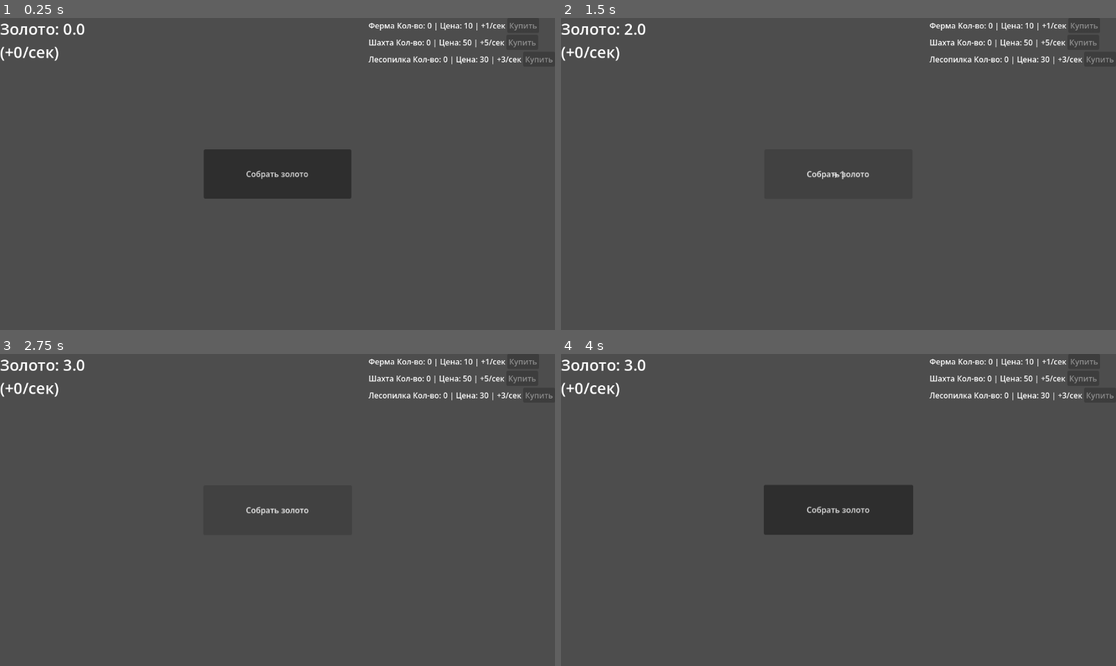
Above: before the commit, frames 1-4 (two rows, left to right).
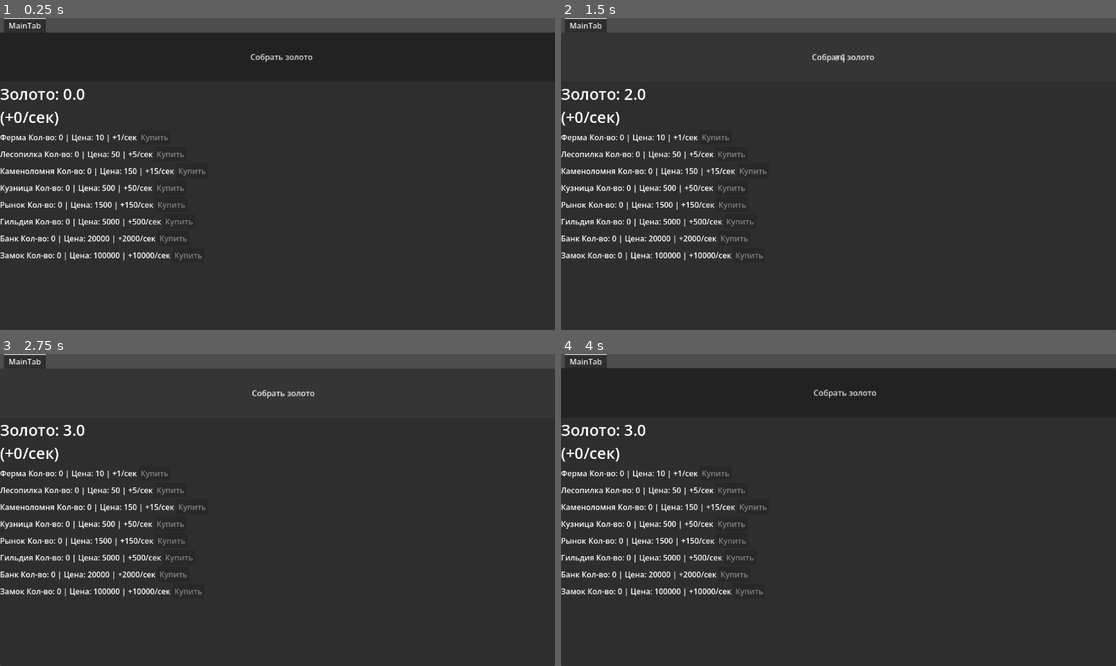
Above: after the commit, the same moments.

Repository: VPodolski/KinkdomClicker
Game: Godot game, scene res://main.tscn
Two runs of this game, one before a commit and one after it. Both use one fixed random seed, a clock stepped at 60 frames per second and the inputs below.
Inputs (mouse positions are in pixels of both pictures, inside the frame that each line leads up to):
- Up to frame 1 (0.25 s): no input
- Up to frame 2 (1.5 s): click "Собрать золото" at 0.5 s; click "Собрать золото" at 1.25 s
- Up to frame 3 (2.75 s): click "Собрать золото" at 2 s
- Up to frame 4 (4 s): move the mouse to (960, 494) at 2.77 s; move the mouse to (727, 525) at 3.52 s

The runs differ from the first frame. In frame 1, 91% of the frame differs, in the area x 0-100%, y 0-100%; in frame 2, 76%; in frame 3, 76%; in frame 4, 91%.

Commit message:
Upgrades in the forge has been implemented

Diff:
--- /dev/null
+++ b/UpgradeData.gd
@@ -0,0 +1,14 @@
+class_name UpgradeData
+extends RefCounted
+
+var name: String
+var cost: int
+var base_time: float
+var is_crafting: bool = false
+var progress: float = 0.0
+
+
+func _init(_name, _cost, _time):
+	name = _name
+	cost = _cost
+	base_time = _time
--- /dev/null
+++ b/UpgradeItem.gd
@@ -0,0 +1,33 @@
+extends HBoxContainer
+
+var upgrade
+var index
+
+signal craft_pressed(index)
+
+@onready var name_label = $NameLabel
+@onready var info_label = $InfoLabel
+@onready var button = $Button
+
+
+func setup(_upgrade, _index):
+	upgrade = _upgrade
+	index = _index
+	update_ui()
+	button.pressed.connect(_on_pressed)
+
+
+func _on_pressed():
+	emit_signal("craft_pressed", index)
+
+
+func update_ui():
+	name_label.text = upgrade.name
+
+	if upgrade.is_crafting:
+		var percent = upgrade.progress / upgrade.base_time * 100
+		info_label.text = "Готово: " + str(int(percent)) + "%"
+		button.disabled = true
+	else:
+		info_label.text = "Цена: " + str(upgrade.cost)
+		button.disabled = false
--- /dev/null
+++ b/UpgradeItem.tscn
@@ -0,0 +1,12 @@
+[gd_scene format=3 uid="uid://e45egfnu0t8v"]
+
+[node name="UpgradeItem" type="VBoxContainer" unique_id=27434265]
+
+[node name="NameLabel" type="Label" parent="." unique_id=81604852]
+layout_mode = 2
+
+[node name="InfoLabel" type="Label" parent="." unique_id=844861484]
+layout_mode = 2
+
+[node name="CraftButton" type="Button" parent="." unique_id=1858319139]
+layout_mode = 2
--- a/main.gd
+++ b/main.gd
@@ -1,13 +1,17 @@
 extends Control
 
 var gold: float = 0.0
+var gold_per_click = 1
 var gold_boost_cost: int = 10
 var ui_update_timer := 0.0
 var buildings = []
+var upgrades = []
 
-@onready var gold_label = $GoldLabel
-@onready var gold_button = $GoldButton
-@onready var buildings_container = $BuildingsContainer
+@onready var gold_button = $TabContainer/MainTab/GoldButton
+@onready var gold_label = $TabContainer/MainTab/GoldLabel
+@onready var buildings_container = $TabContainer/MainTab/BuildingsContainer
+@onready var tab_container = $TabContainer
+@onready var forge_tab = $TabContainer/ForgeTab
 
 var building_scene = preload("res://BuildingItem.tscn")
 var floating_text_scene = preload("res://FloatingText.tscn")
@@ -18,8 +22,17 @@
 	gold_button.pivot_offset = gold_button.size / 2
 
 	buildings.append(BuildingData.new("Ферма", 10, 1))
-	buildings.append(BuildingData.new("Шахта", 50, 5))
-	buildings.append(BuildingData.new("Лесопилка", 30, 3))
+	buildings.append(BuildingData.new("Лесопилка", 50, 5))
+	buildings.append(BuildingData.new("Каменоломня", 150, 15))
+	buildings.append(BuildingData.new("Кузница", 500, 50))
+	buildings.append(BuildingData.new("Рынок", 1500, 150))
+	buildings.append(BuildingData.new("Гильдия", 5000, 500))
+	buildings.append(BuildingData.new("Банк", 20000, 2000))
+	buildings.append(BuildingData.new("Замок", 100000, 10000))
+
+	upgrades.append(UpgradeData.new("Улучшенные инструменты", 100, 5))
+	upgrades.append(UpgradeData.new("Закалённая сталь", 500, 10))
+	upgrades.append(UpgradeData.new("Мастерская ковка", 1500, 20))
 
 	create_building_ui()
 	start_button_pulse()
@@ -27,6 +40,9 @@
 	gold_button.pressed.connect(_on_gold_button_pressed)
 	gold_button.mouse_entered.connect(_on_button_hover)
 	gold_button.mouse_exited.connect(_on_button_exit)
+
+	var index = tab_container.get_tab_idx_from_control(forge_tab)
+	tab_container.set_tab_hidden(index, true)
 
 	update_ui()
 
@@ -53,12 +69,11 @@
 
 func _on_gold_button_pressed():
 	gold_button.scale = Vector2(1, 1)
-	var click_value = 1
 
-	gold += click_value
+	gold += gold_per_click
 
 	animate_button_press(gold_button)
-	spawn_floating_text(click_value)
+	spawn_floating_text(gold_per_click)
 	update_ui()
 
 func update_ui():
@@ -75,6 +90,8 @@
 		update_ui()
 		ui_update_timer = 0.0
 
+	update_crafting(delta)
+
 func buy_building(index):
 	var b = buildings[index]
 
@@ -82,6 +99,13 @@
 		gold -= b.cost
 		b.buy()
 		update_ui()
+
+	if buildings[index].name == "Кузница" and buildings[index].count == 1:
+		unlock_forge()
+
+func unlock_forge():
+	var index = tab_container.get_tab_idx_from_control(forge_tab)
+	tab_container.set_tab_hidden(index, false)
 
 func spawn_floating_text(amount: int):
 	var text = floating_text_scene.instantiate()
@@ -120,3 +144,40 @@
 		tween.tween_property(gold_button, "scale", Vector2(1, 1), 0.6)
 
 		await tween.finished
+
+
+func get_forge_speed_multiplier():
+	var forge = get_building_by_name("Кузница")
+	return 1.0 + (forge.count * 0.01)  # +1% за кузницу
+
+func update_crafting(delta):
+	for upgrade in upgrades:
+		if upgrade.is_crafting:
+			var speed = get_forge_speed_multiplier()
+			upgrade.progress += delta * speed
+
+			if upgrade.progress >= upgrade.base_time:
+				complete_upgrade(upgrade)
+
+func start_upgrade(index):
+	var u = upgrades[index]
+
+	if gold >= u.cost and not u.is_crafting:
+		gold -= u.cost
+		u.is_crafting = true
+
+func complete_upgrade(upgrade):
+	upgrade.is_crafting = false
+	upgrade.progress = 0
+
+	# пример эффекта
+	gold_per_click += 1
+
+func get_building_by_name(name):
+	var count = 0
+
+	for upgrade in upgrades:
+		if (upgrade.name == name):
+			count += 1
+
+	return count
--- a/main.tscn
+++ b/main.tscn
@@ -11,39 +11,48 @@
 grow_vertical = 2
 script = ExtResource("1_ig7tw")
 
-[node name="GoldButton" type="Button" parent="." unique_id=1397629066]
-custom_minimum_size = Vector2(300, 100)
+[node name="TabContainer" type="TabContainer" parent="." unique_id=565127916]
 layout_mode = 1
-anchors_preset = 8
-anchor_left = 0.5
-anchor_top = 0.5
-anchor_right = 0.5
-anchor_bottom = 0.5
-offset_left = -67.5
-offset_top = -15.5
-offset_right = 67.5
-offset_bottom = 15.5
+anchors_preset = 15
+anchor_right = 1.0
+anchor_bottom = 1.0
 grow_horizontal = 2
 grow_vertical = 2
+current_tab = 1
+
+[node name="MainTab" type="VBoxContainer" parent="TabContainer" unique_id=1750776209]
+visible = false
+layout_mode = 2
+metadata/_tab_index = 0
+
+[node name="GoldButton" type="Button" parent="TabContainer/MainTab" unique_id=1397629066]
+custom_minimum_size = Vector2(300, 100)
+layout_mode = 2
 text = "Собрать золото"
 
-[node name="GoldLabel" type="Label" parent="." unique_id=605480262]
-layout_mode = 1
-anchors_preset = 10
-anchor_right = 1.0
-offset_bottom = 23.0
-grow_horizontal = 2
+[node name="GoldLabel" type="Label" parent="TabContainer/MainTab" unique_id=605480262]
+layout_mode = 2
 theme_override_font_sizes/font_size = 32
 text = "Золото: 0"
 
-[node name="AutoGoldTimer" type="Timer" parent="." unique_id=154780128]
+[node name="AutoGoldTimer" type="Timer" parent="TabContainer/MainTab" unique_id=154780128]
 autostart = true
 
-[node name="BuildingsContainer" type="VBoxContainer" parent="." unique_id=1449457944]
-layout_mode = 1
-anchors_preset = 1
-anchor_left = 1.0
-anchor_right = 1.0
-grow_horizontal = 0
+[node name="BuildingsContainer" type="VBoxContainer" parent="TabContainer/MainTab" unique_id=1449457944]
+layout_mode = 2
 
-[connection signal="timeout" from="AutoGoldTimer" to="." method="_on_auto_gold_timer_timeout"]
+[node name="ForgeTab" type="VBoxContainer" parent="TabContainer" unique_id=199863777]
+layout_mode = 2
+metadata/_tab_index = 1
+
+[node name="ForgeTitle" type="Label" parent="TabContainer/ForgeTab" unique_id=580593036]
+layout_mode = 2
+
+[node name="UpgradesContainer" type="VBoxContainer" parent="TabContainer/ForgeTab" unique_id=1631420813]
+layout_mode = 2
+size_flags_vertical = 3
+
+[node name="Queue" type="Label" parent="TabContainer/ForgeTab" unique_id=1944781138]
+layout_mode = 2
+
+[connection signal="timeout" from="TabContainer/MainTab/AutoGoldTimer" to="." method="_on_auto_gold_timer_timeout"]
Not shown, added: UpgradeData.gd.uid
Not shown, added: UpgradeItem.gd.uid
